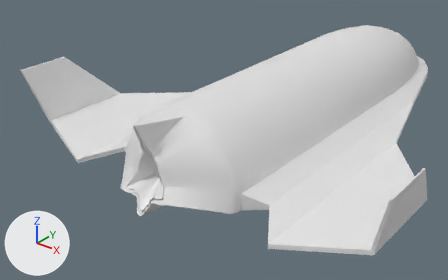
What one commit did to the COLLADA model data/models/ships/deneb/deneb.dae.
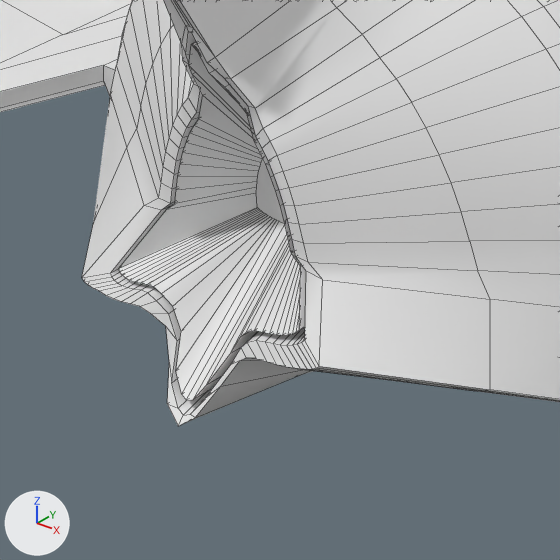
Old and new are each drawn whole from a 50 mm camera at (25.74, -40.26, 20.94) aimed at (-4.2, -2.83, -2.27) and again close up on the part from 23% to 47% of the width and 48% to 87% of the height. Lighting does not change. The marker at lower left points along +X, +Y and +Z. The close-ups show mesh edges as thin lines. Where no turn or scale is listed for an object, it has been applied to the vertices. Vertices at the same position are counted once.

Objects in the first close-up: 'body_000'.
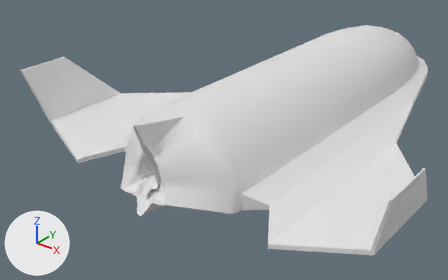
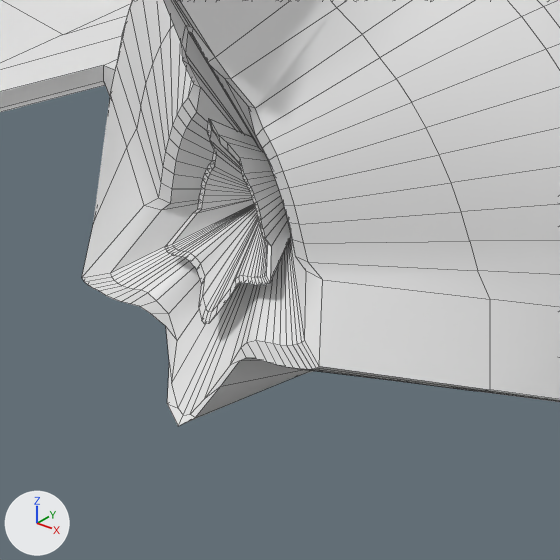
Commit message: Deneb updates

Where the change shows, as pixel boxes (x1, y1, x2, y2) in the close-ups (560 x 560 px):
part 1 of me_sphere_025, built on
    both: (111, 32, 306, 415)

What changed in the scene script:
```text
Change me_sphere_025:
    used by ob_body_000; location = (0.0, 17.2, 0.0)
    remove me_sphere_025.from_pydata(...)  # 2008 vertices, 1987 faces; spans x -15.6..15.6, y -34.1..6.1, z -1.3..5.3
    add me_sphere_025.from_pydata(...)  # 2066 vertices, 2044 faces; spans x -15.6..15.6, y -34.1..6.1, z -1.3..5.3
    me_sphere_025 part 1
    56 vertices are removed from x -0.5..0.5, y -32.1, z 0.8..1.8
    60 faces are deleted
    3 vertices in x -1.6..-1.5, y -33.0, z 0.2 move by (1.0, 0.4, 0.7)
    3 vertices in x 0.0, y -33.0, z 3.9 move by (0.0, 0.5, -1.7)
    3 vertices in x 0.9..1.1, y -33.6, z 0.3 move by (-0.4, 0.3, 0.4)
    3 vertices in x 0.0, y -33.5, z 3.9 move by (0.0, 0.2, -1.1)
    106 vertices move from x -1.6..1.6, y -34.0..-32.1, z -0.9..3.5 to x -0.9..0.9, y -33.6..-32.4, z 0.0..2.6
    114 vertices are added at x -0.8..0.8, y -33.5..-32.4, z 0.2..2.6
    117 new faces join them
```
